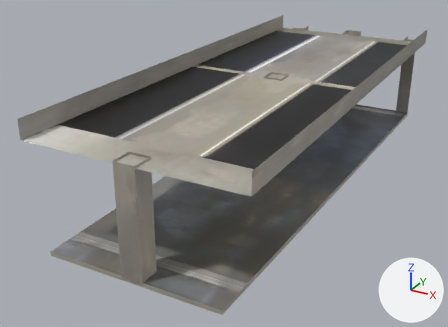
Renders of the FBX model Assets/M Block/G Floor/bridge/well_brige.fbx from each side of a commit.
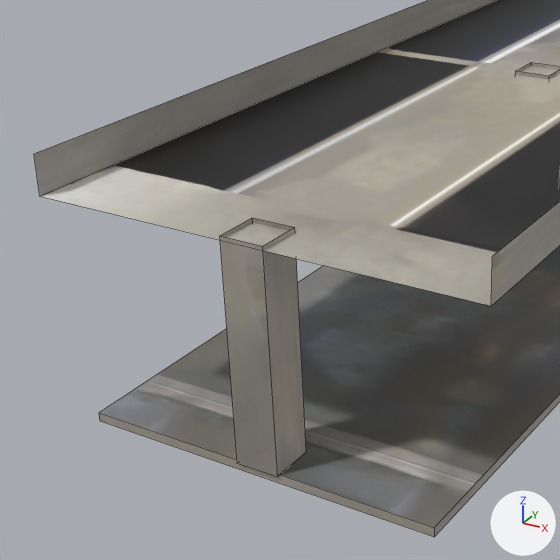
There are two pictures of each version: one whole from a 50 mm lens placed at (5.08, -11.47, 6.11), pointed at (-1.06, -0.31, 0.52), one close up on the part from 0% to 64% of the width and 12% to 100% of the height. The axes (+X, +Y, +Z) are drawn at lower right. The lights are the same throughout. The last two pictures show the newer version. The close-ups show mesh edges as thin lines. Where no turn or scale is listed for an object, it has been applied to the vertices.

The first close-up shows 'well brige'.
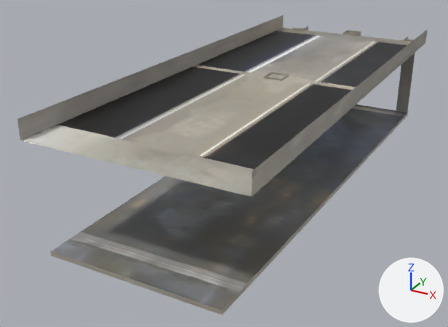
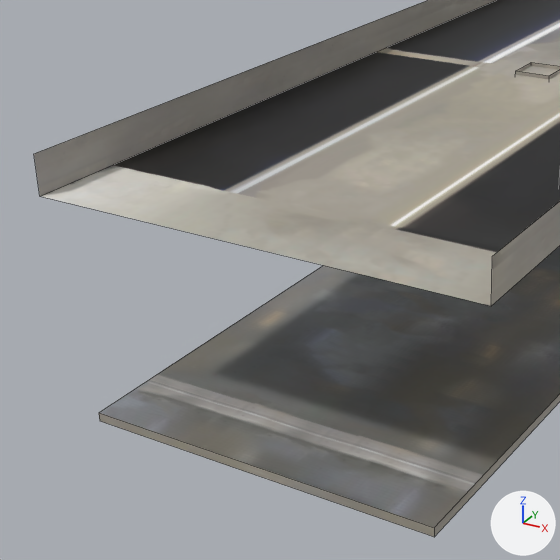
Changed parts and their boxes [x1, y1, x2, y2] in the close-ups (560 x 560 px):
```json
{"part": 1, "of": "me_plane_020", "change": "deleted", "before": [220, 218, 306, 477]}
```

The change, as JSON lines over the scene's bpy script:
```json
{"block": "me_plane_020", "where": "# used by ob_well_brige; location = (-0.23, -2.91, 0.38)"}
{"op": "remove", "block": "me_plane_020", "code": "me_plane_020.from_pydata(...)  # 52 vertices, 25 faces; spans x -2.15..2.07, y -1.9..8.96, z -0.1..2.37"}
{"op": "add", "block": "me_plane_020", "code": "me_plane_020.from_pydata(...)  # 44 vertices, 21 faces; spans x -2.15..2.07, y -1.9..8.96, z -0.1..2.37"}
{"block": "me_plane_020", "change": "me_plane_020 part 1: the loose piece of 8 vertices spanning x -0.25..0.16, y -1.9..-1.49, z -0.03..2.04 is deleted"}
```
